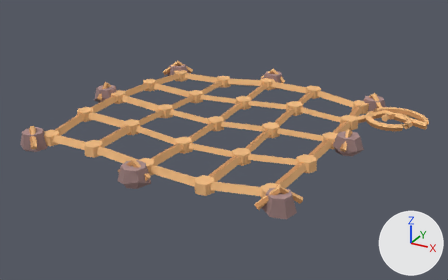
What one commit did to the glTF model assets/models/weapon_new/Weighted_Net_Rigged.glb.
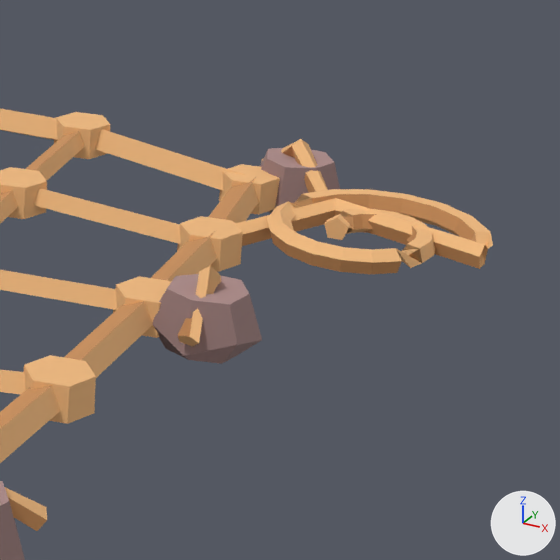
Old and new are each drawn whole from a 50 mm lens placed at (2.027, -3.566, 1.641), pointed at (0.112, -0.085, -0.1) and again close up on the part from 65% to 100% of the width and 19% to 76% of the height. Arrows for +X, +Y and +Z are at lower right; the lights stay in place. The older version's two pictures come first. Vertices at exactly the same position are counted once.

Names of what the first close-up shows: 'Weighted Rope Net'.
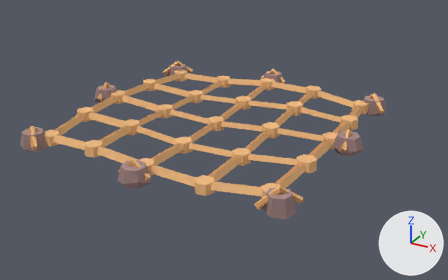
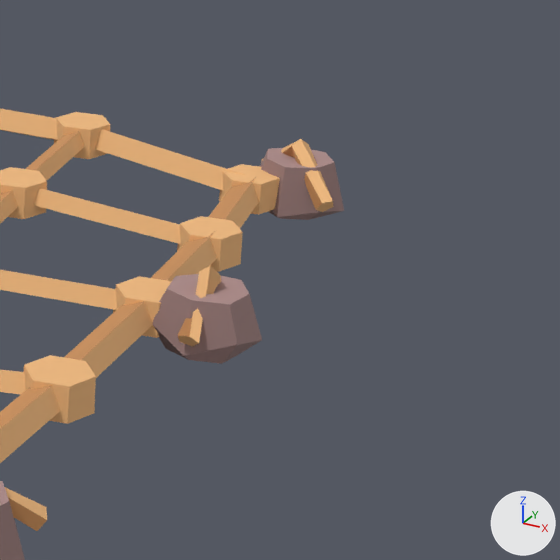
Changed parts and their boxes (x1, y1, x2, y2) in the close-ups (560 x 560 px):
'Weighted Rope Net', reshaped
    before: (0, 108, 493, 560)
    after: (0, 108, 344, 560)
part 1 of me_rope_knot, deleted (beige)
    before: (235, 189, 493, 274)

The change, as a list of edits to the scene's bpy script:
```text
Change me_rope_knot:
    used by ob_weighted_rope_net; location = (0.0, 0.0, 0.0)
    remove me_rope_knot.from_pydata(...)  # 1053 vertices, 1778 faces; spans x -1.06..1.35, y -1.06..1.05, z -0.08..0.13
    add me_rope_knot.from_pydata(...)  # 1050 vertices, 1492 faces; spans x -1.06..1.35, y -1.06..1.05, z -0.08..0.13
    me_rope_knot part 1
    3 vertices are removed from x 1.04..1.08, y 0.52, z 0.01..0.04
    286 faces are deleted
```
